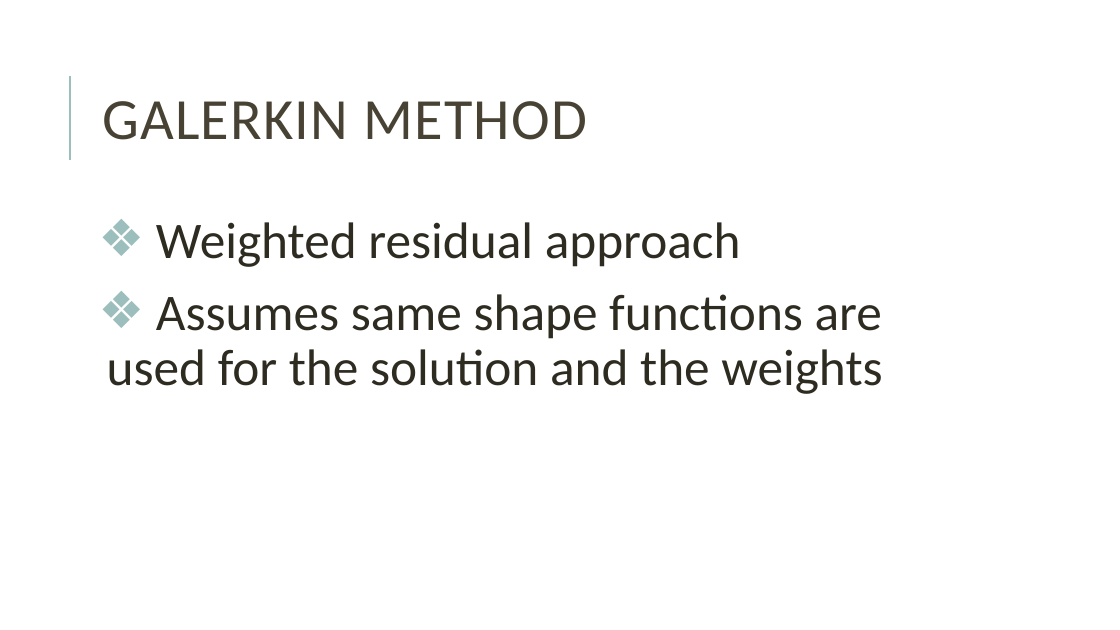
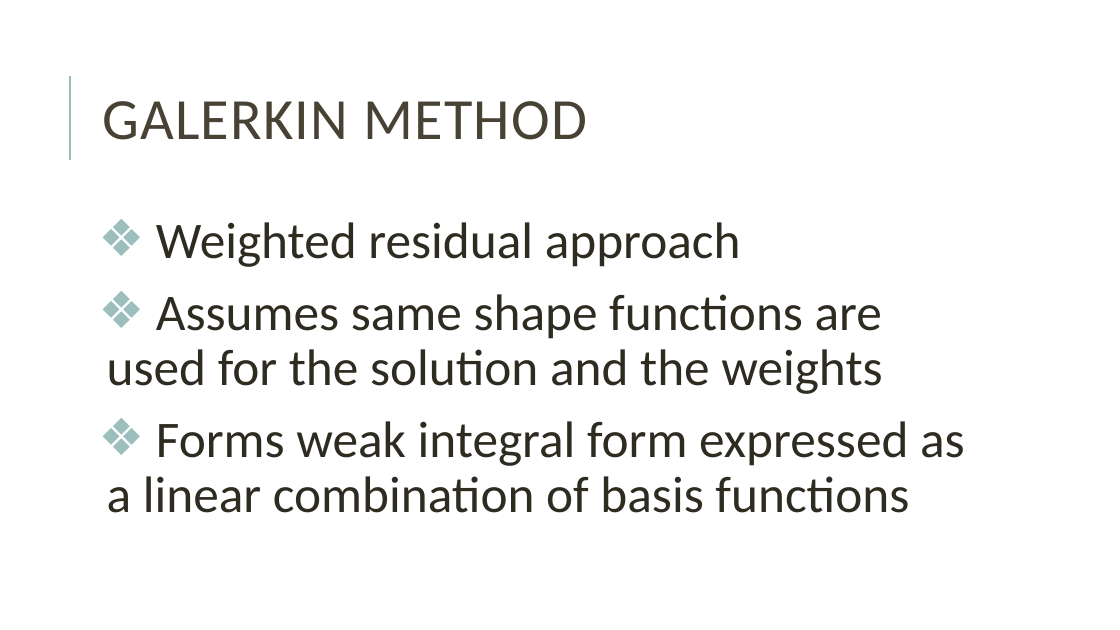
Before and after one commit to mblai35/Phase-FieldModelingFEM, a slide deck: slide 11 of PFMFEM.pptx (slide 5 before the commit). Drawn at 1120x630 pixels with LibreOffice and Linux fonts; fonts in the diff are those of the drawing. Boxes give left, top, right and bottom in pixels: in the first picture for what was removed or moved away, otherwise in the second. Text is boxed around its words. In the diff, an @@ line names an element or a change of style, - is before the commit and + after.

```diff
--- a/PFMFEM.pptx
+++ b/PFMFEM.pptx
@@ text at box(107, 421, 965, 513): paragraph added @@
+❖ Forms weak integral form expressed as a linear combination of basis functions
```
Also in this commit, not shown: 3 other slides changed, 8 slides added, 2 other files.
